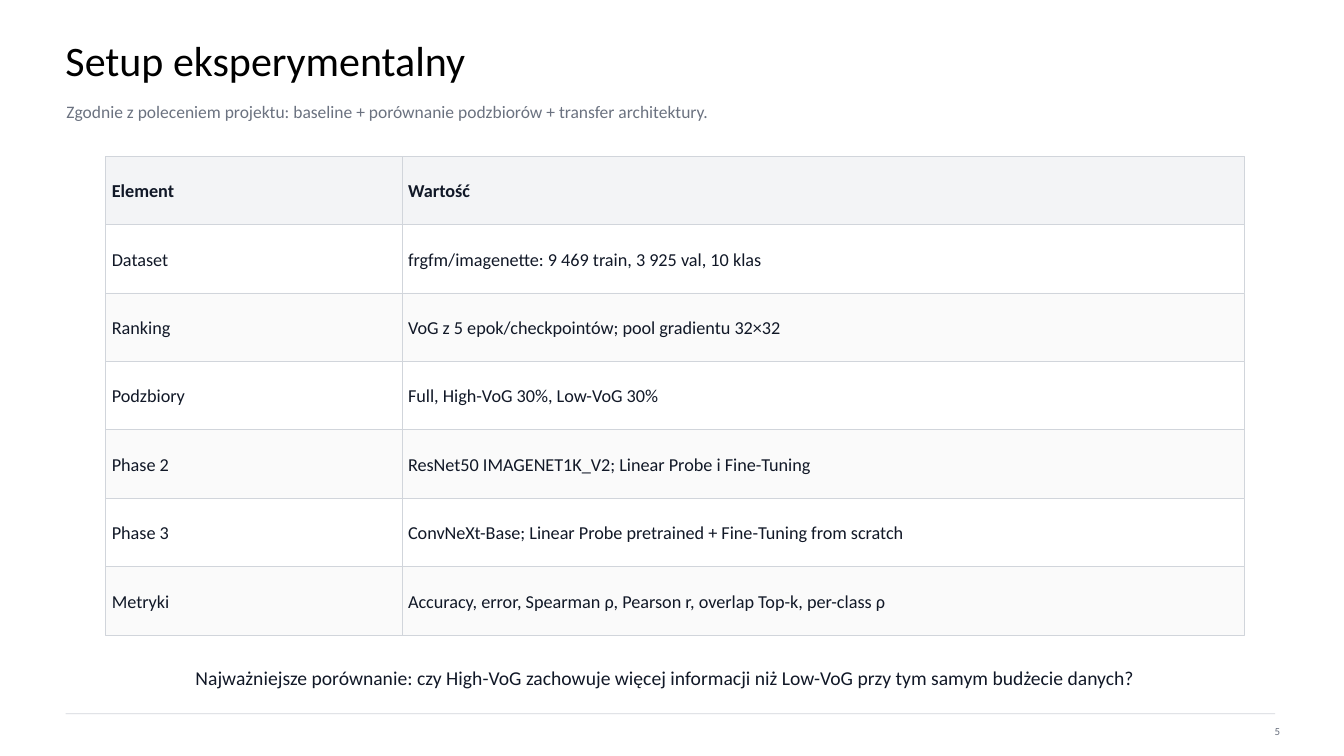
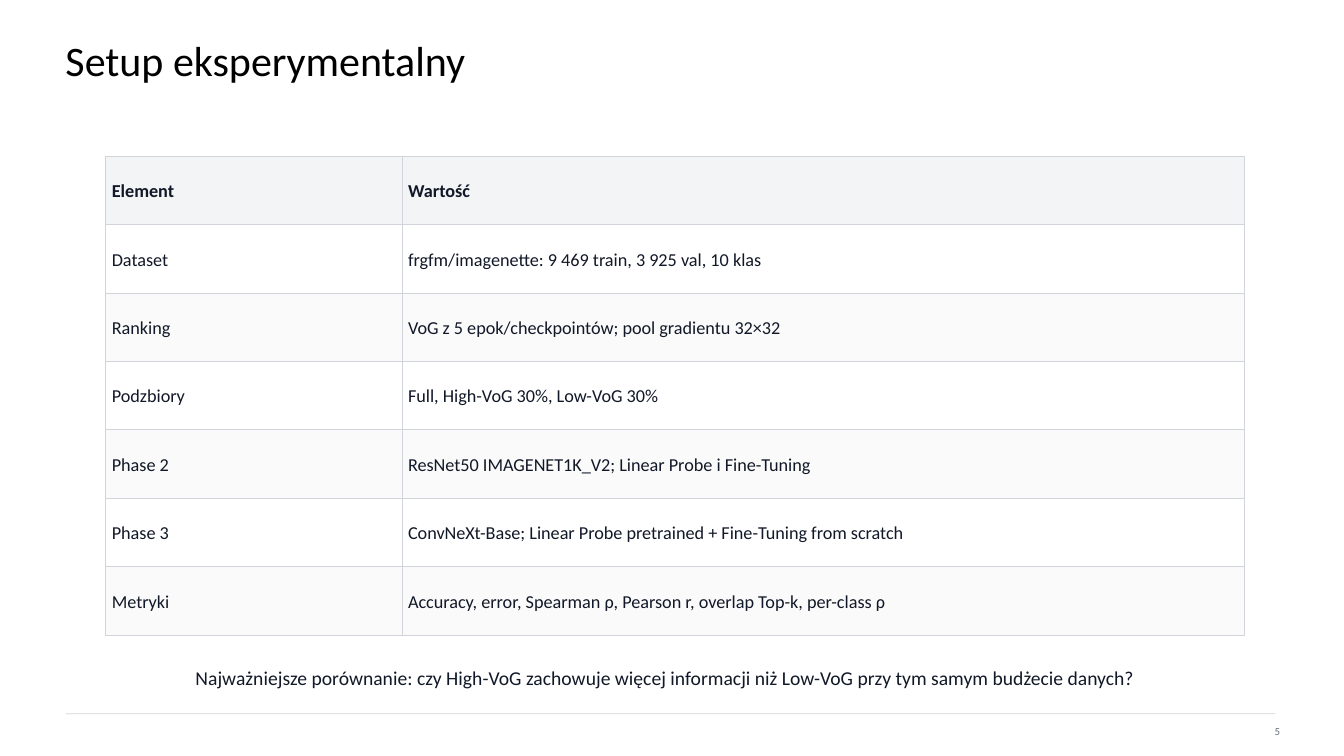
Before and after one commit to Fichey/Impact-of-Data-Ranking-on-Training-Dynamics, a slide deck: slide 4 of VoG_Impact_Data_Ranking_presentation.pptx. Drawn at 1344x756 pixels with LibreOffice and Linux fonts; fonts in the diff are those of the drawing. Boxes give left, top, right and bottom in pixels: in the first picture for what was removed or moved away, otherwise in the second. Text is boxed around its words. In the diff, an @@ line names an element or a change of style, - is before the commit and + after.

```diff
--- a/VoG_Impact_Data_Ranking_presentation.pptx
+++ b/VoG_Impact_Data_Ranking_presentation.pptx
@@ text removed at (66, 106, 707, 121) @@
-Zgodnie z poleceniem projektu: baseline + porównanie podzbiorów + transfer architektury.
```
Also in this commit, not shown: 5 other slides changed, 3 slides added, 5 slides removed.
